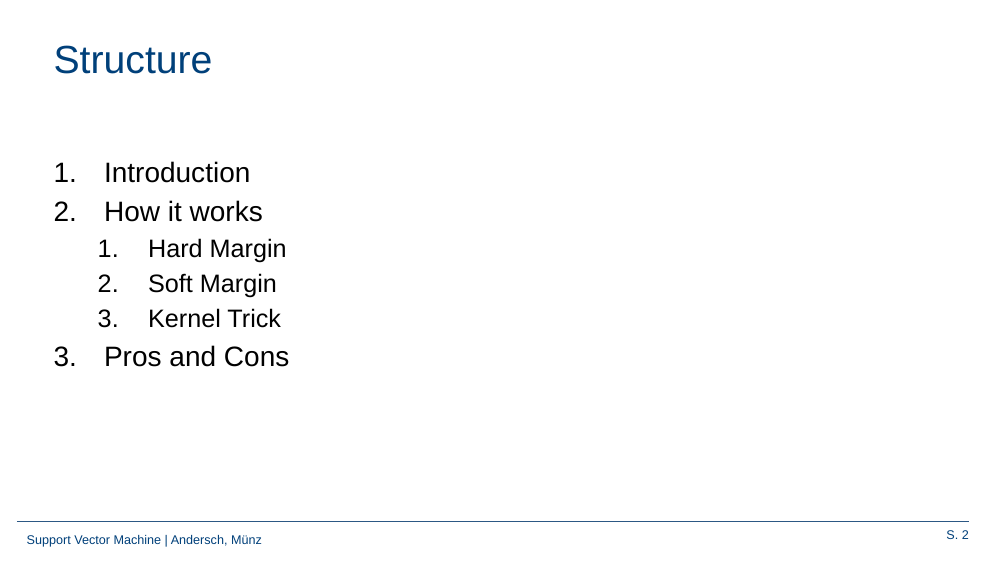
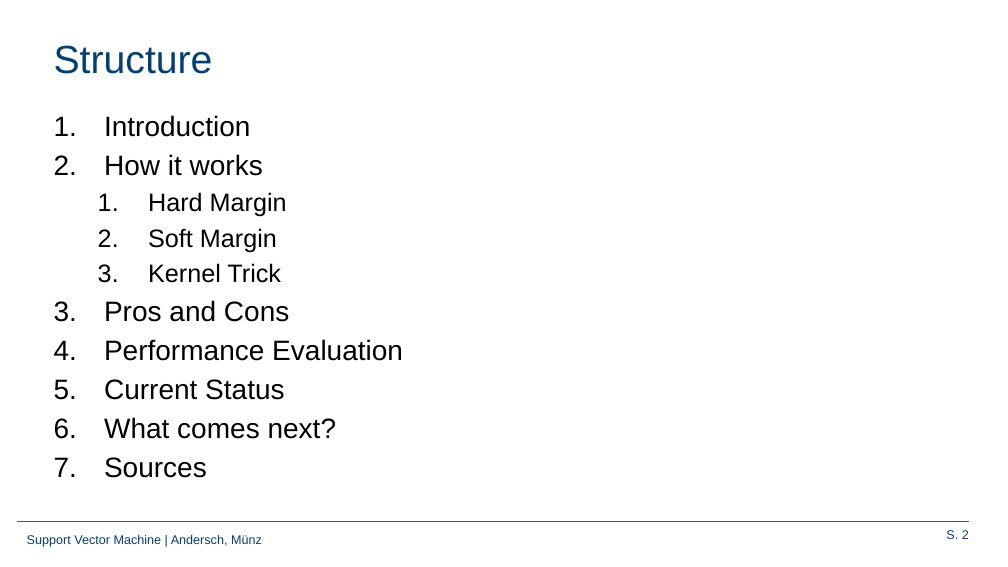
Before and after one commit to Frandersch/Statistical-Machine-Learning, a slide deck: slide 2 of Präsentation/Support Vector Machines.pptx. Drawn at 1008x567 pixels with LibreOffice and Linux fonts; fonts in the diff are those of the drawing; background and template pictures are left out. Boxes give left, top, right and bottom in pixels: in the first picture for what was removed or moved away, otherwise in the second. Text is boxed around its words. In the diff, an @@ line names an element or a change of style, - is before the commit and + after.

```diff
--- a/Präsentation/Support Vector Machines.pptx
+++ b/Präsentation/Support Vector Machines.pptx
@@ text "Introduction": place and size @@
-text "Introduction" at box(104, 161, 289, 367)
+text "Introduction" at box(104, 115, 403, 478)
@@ text at box(104, 339, 403, 478): paragraphs added @@
+4. Performance Evaluation
+5. Current Status
+6. What comes next?
+7. Sources
```
Also in this commit, not shown: 13 other slides changed, 4 slides added, 6 slides removed.
